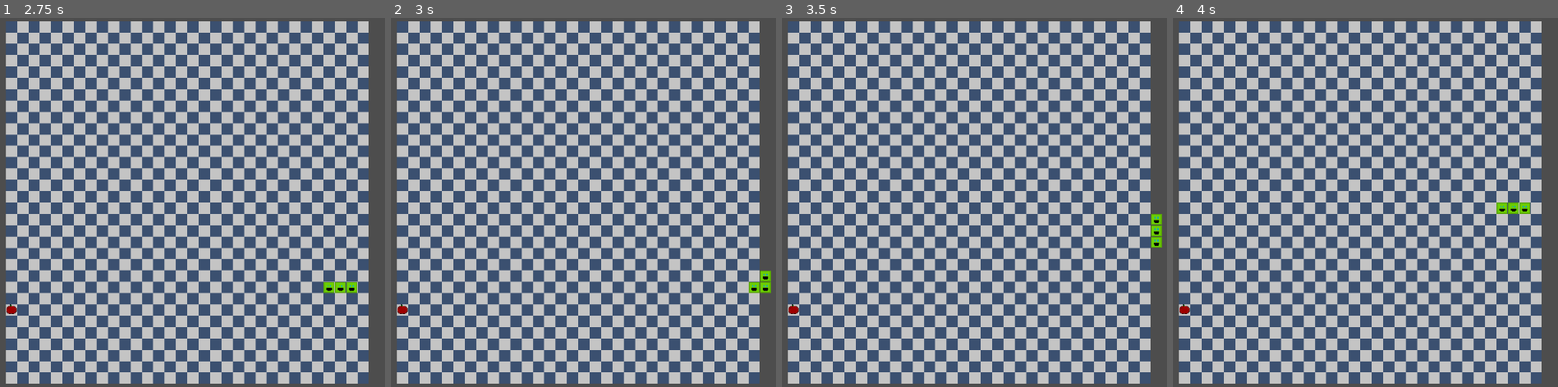
Above: before the commit, frames 1-4 (left to right).
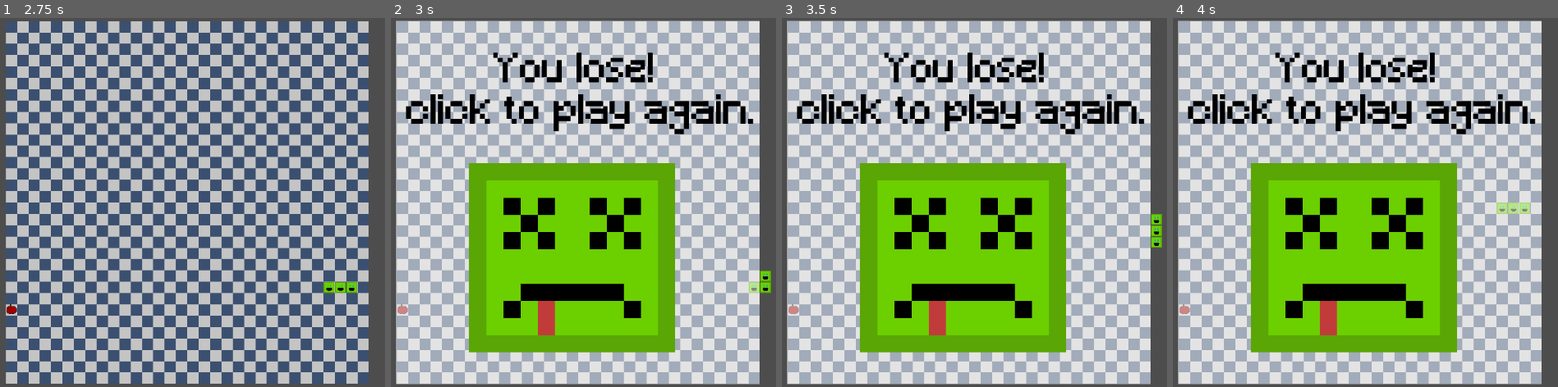
Above: after the commit, the same moments.

Repository: cash30/grid
Game: Godot game, scene res://Scenes/Main.tscn
The game is run twice, just before and just after one commit, with the same random seed, the same clock (stepped at 60 frames per second) and the same inputs.
Inputs (mouse positions are in pixels of both pictures, inside the frame that each line leads up to):
- Up to frame 1 (2.75 s): tap Enter at 0.5 s; move the mouse to (342, 184) at 0.52 s; hold Right (right) 0.53-1.28 s; click (342, 184) at 0.6 s; move the mouse to (65, 220) at 1.27 s; hold Down (down) 1.28-2.03 s; click (65, 220) at 1.35 s; move the mouse to (265, 121) at 2.02 s; hold Right (right) from 2.03 s (still down); click (265, 121) at 2.1 s
- Up to frame 2 (3 s): move the mouse to (556, 276) at 2.77 s; release Right (right) at 2.78 s; hold Up (up) from 2.78 s (still down); click (556, 276) at 2.85 s
- Up to frame 3 (3.5 s): keep holding Up (up)
- Up to frame 4 (4 s): tap Enter at 3.5 s; move the mouse to (outside the picture) at 3.52 s; release Up (up) at 3.53 s; hold Left (left) from 3.53 s (still down); click (outside the picture) at 3.6 s

Frame 1 is identical in both runs. In frame 2, 93% of the frame differs, in the area x 1-96%, y 0-100%; in frame 3, 93%; in frame 4, 93%.

Commit message:
edit death screen and import dead snake image

Diff:
--- a/Scenes/Main.tscn
+++ b/Scenes/Main.tscn
@@ -1,7 +1,9 @@
-[gd_scene load_steps=3 format=3 uid="uid://dtlojkddgo42w"]
+[gd_scene load_steps=5 format=3 uid="uid://dtlojkddgo42w"]
 
 [ext_resource type="Texture2D" uid="uid://chqunargevfp0" path="res://Art/Snake/1/Map.png" id="1_r150o"]
+[ext_resource type="PackedScene" uid="uid://bnjmo3v0kwf3j" path="res://Scenes/lose.tscn" id="3_pbw6q"]
 [ext_resource type="Texture2D" uid="uid://d0nal4ijap5tt" path="res://Art/Snake/2/map.png" id="3_rgh2o"]
+[ext_resource type="Script" uid="uid://by6kkd6164h2a" path="res://lose.gd" id="4_v1gob"]
 
 [node name="Main" type="Node"]
 
@@ -21,3 +23,12 @@
 [node name="Camera2D" type="Camera2D" parent="."]
 position = Vector2(165, 165)
 zoom = Vector2(1.99, 1.99)
+
+[node name="Lose" parent="." instance=ExtResource("3_pbw6q")]
+visible = false
+offset_left = -135.00002
+offset_top = 4.0
+offset_right = -135.0
+offset_bottom = 4.0
+scale = Vector2(0.495, 0.495)
+script = ExtResource("4_v1gob")
--- a/Scenes/lose.tscn
+++ b/Scenes/lose.tscn
@@ -1,73 +1,56 @@
-[gd_scene load_steps=4 format=3 uid="uid://bnjmo3v0kwf3j"]
+[gd_scene load_steps=5 format=3 uid="uid://bnjmo3v0kwf3j"]
 
-[ext_resource type="Script" uid="uid://8ninmdpxcgce" path="res://Scripts/lose.gd" id="1_04a82"]
-[ext_resource type="Theme" uid="uid://dmqglkuslo5jw" path="res://Themes/defualt text theme.tres" id="1_ie4w5"]
-[ext_resource type="Script" uid="uid://b168pg45snwt0" path="res://Scripts/scoreCounter.gd" id="2_g0cl2"]
+[ext_resource type="FontFile" uid="uid://drepwvbab1xo3" path="res://Fonts/pixal/Minecraft.ttf" id="1_ie4w5"]
+[ext_resource type="Texture2D" uid="uid://diwi3aerg5fls" path="res://Art/Snake/2/ded.png" id="2_g0cl2"]
 
-[node name="Control" type="Control"]
+[sub_resource type="Theme" id="Theme_g0cl2"]
+
+[sub_resource type="LabelSettings" id="LabelSettings_04a82"]
+font = ExtResource("1_ie4w5")
+font_size = 70
+font_color = Color(0, 0, 0, 1)
+
+[node name="Lose" type="Control"]
 layout_mode = 3
 anchors_preset = 15
 anchor_right = 1.0
 anchor_bottom = 1.0
 grow_horizontal = 2
 grow_vertical = 2
-script = ExtResource("1_04a82")
 
 [node name="ColorRect" type="ColorRect" parent="."]
 layout_mode = 1
-anchors_preset = 15
-anchor_right = 1.0
-anchor_bottom = 1.0
+anchors_preset = -1
+anchor_left = 0.22700001
+anchor_right = 0.78900003
+anchor_bottom = 1.0020001
+offset_left = -0.5040283
+offset_top = 1.0
+offset_right = 0.07196045
+offset_bottom = -0.29608154
 grow_horizontal = 2
 grow_vertical = 2
-color = Color(0.9893752, 0.56344277, 0.11068841, 1)
+color = Color(1, 1, 1, 0.5176471)
 
-[node name="banner" type="Label" parent="."]
+[node name="Label" type="Label" parent="."]
 layout_mode = 1
-anchors_preset = 14
-anchor_top = 0.5
+anchors_preset = -1
+anchor_top = 0.33800003
 anchor_right = 1.0
-anchor_bottom = 0.5
-offset_top = -253.0
-offset_bottom = -106.0
+anchor_bottom = 0.74500006
+offset_left = 3.0
+offset_top = -161.02402
+offset_right = 3.0
+offset_bottom = -160.76004
 grow_horizontal = 2
 grow_vertical = 2
-theme = ExtResource("1_ie4w5")
-theme_override_colors/font_color = Color(0, 0, 0, 1)
-text = "You died."
+theme = SubResource("Theme_g0cl2")
+text = "You lose!
+ click to play again."
+label_settings = SubResource("LabelSettings_04a82")
 horizontal_alignment = 1
-vertical_alignment = 1
 
-[node name="score" type="Label" parent="."]
-layout_mode = 1
-anchors_preset = -1
-anchor_top = 0.5
-anchor_right = 1.0
-anchor_bottom = 0.596
-offset_top = -11.5
-offset_bottom = -0.20800781
-grow_horizontal = 2
-grow_vertical = 2
-theme = ExtResource("1_ie4w5")
-theme_override_colors/font_color = Color(0, 0, 0, 1)
-theme_override_font_sizes/font_size = 50
-text = "Score: 00"
-horizontal_alignment = 1
-vertical_alignment = 1
-script = ExtResource("2_g0cl2")
-
-[node name="restsrt" type="Label" parent="."]
-layout_mode = 1
-anchors_preset = -1
-anchor_top = 0.81500006
-anchor_right = 1.0
-anchor_bottom = 0.938
-offset_top = -0.12005615
-offset_bottom = 0.17596436
-grow_horizontal = 2
-grow_vertical = 0
-theme = ExtResource("1_ie4w5")
-theme_override_colors/font_color = Color(0, 0, 0, 1)
-theme_override_font_sizes/font_size = 30
-text = "Click or press space to restart"
-horizontal_alignment = 1
+[node name="Ded" type="Sprite2D" parent="."]
+position = Vector2(575, 424)
+scale = Vector2(30.635, 30.635)
+texture = ExtResource("2_g0cl2")
--- /dev/null
+++ b/lose.gd
@@ -0,0 +1,15 @@
+extends Control
+
+
+# Called when the node enters the scene tree for the first time.
+func _ready() -> void:
+	pass # Replace with function body.
+
+
+# Called every frame. 'delta' is the elapsed time since the previous frame.
+func _process(delta: float) -> void:
+	if Main.didLose:
+		show()
+	else:
+		hide()
+	pass
Binary file added: Art/Snake/2/ded.png
Not shown, added: Art/Snake/2/ded.png.import
Binary file added: Fonts/pixal/Minecraft.ttf
Not shown, added: Fonts/pixal/Minecraft.ttf.import
Binary file added: Scenes/ded.png
Not shown, added: Scenes/ded.png.import
Not shown, added: lose.gd.uid
Not shown, added: Fonts/pixal.zip
